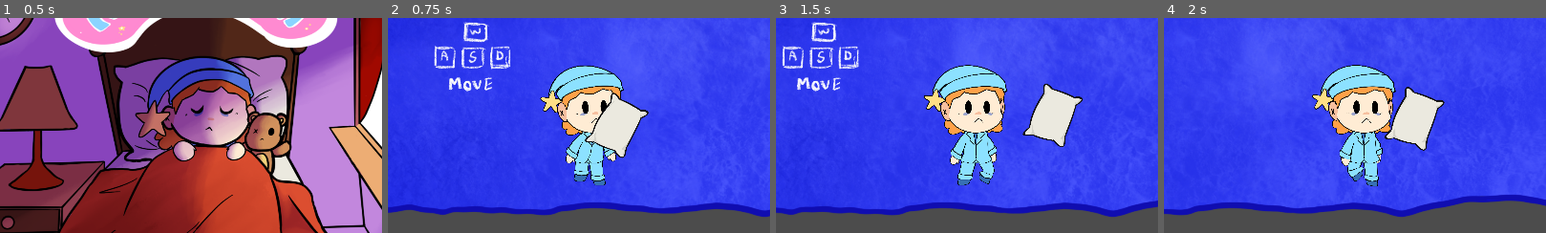
Above: before the commit, frames 1-4 (left to right).
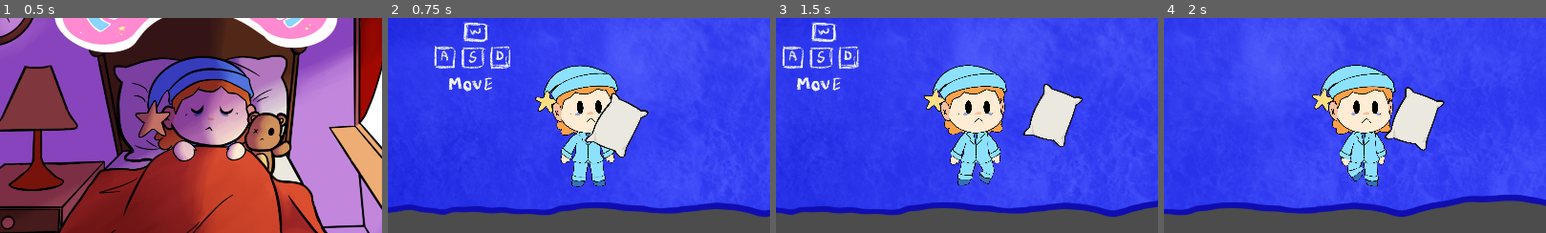
Above: after the commit, the same moments.

Repository: GayFreaks/FiveNightSleep
Game: Godot game, scene res://Main.tscn
The game is run twice, just before and just after one commit, with the same random seed, the same clock (stepped at 60 frames per second) and the same inputs.
Inputs (mouse positions are % of the whole screen's width and height, from its top left):
- Up to frame 1 (0.5 s): no input
- Up to frame 2 (0.75 s): click (50, 85) at 0.5 s
- Up to frame 3 (1.5 s): tap Enter at 1.25 s; move the mouse to (72, 45) at 1.27 s; hold D (Move_Right) from 1.28 s (still down); click (72, 45) at 1.42 s
- Up to frame 4 (2 s): keep holding D (Move_Right)
The pictures show only the part of the screen within x 24-74%, y 22-72%; the shares and areas given below are measured in that part.

Frame 1 is identical in both runs. In frame 2, 3.2% of the frame differs, in the area x 38-62%, y 21-79%; in frame 3, 0.2%; in frame 4, 0.2%.

Commit message:
Fix reset pose

Diff:
--- a/Rigs/main guy.tscn
+++ b/Rigs/main guy.tscn
@@ -853,7 +853,7 @@
 "times": PoolRealArray( 0 ),
 "transitions": PoolRealArray( 1 ),
 "update": 0,
-"values": [ 88.5821 ]
+"values": [ 88.582 ]
 }
 tracks/3/type = "value"
 tracks/3/path = NodePath("Skeleton2D/Hip/Chest/Arm R2/ForeArm:rotation_degrees")
@@ -889,7 +889,7 @@
 "times": PoolRealArray( 0 ),
 "transitions": PoolRealArray( 1 ),
 "update": 0,
-"values": [ 88.5821 ]
+"values": [ 88.582 ]
 }
 tracks/6/type = "value"
 tracks/6/path = NodePath("Skeleton2D/Hip/Chest/Arm R/ForeArm:rotation_degrees")
@@ -1009,7 +1009,7 @@
 "times": PoolRealArray( 0 ),
 "transitions": PoolRealArray( 1 ),
 "update": 0,
-"values": [ Vector2( -336.341, -37.0837 ) ]
+"values": [ Vector2( -300.403, -12.5701 ) ]
 }
 tracks/16/type = "value"
 tracks/16/path = NodePath("Skeleton2D/Hip/Leg L:position")
@@ -1021,7 +1021,7 @@
 "times": PoolRealArray( 0 ),
 "transitions": PoolRealArray( 1 ),
 "update": 0,
-"values": [ Vector2( 36.4248, 198.93 ) ]
+"values": [ Vector2( -34.5437, 220.922 ) ]
 }
 tracks/17/type = "value"
 tracks/17/path = NodePath("Skeleton2D/Hip/Leg L/Front leg:position")
@@ -1033,7 +1033,7 @@
 "times": PoolRealArray( 0 ),
 "transitions": PoolRealArray( 1 ),
 "update": 0,
-"values": [ Vector2( -404.903, 77.8047 ) ]
+"values": [ Vector2( -348.161, 78.6397 ) ]
 }
 tracks/18/type = "value"
 tracks/18/path = NodePath("Skeleton2D/Hip/Leg L/Front leg/Foot:position")
@@ -1045,7 +1045,7 @@
 "times": PoolRealArray( 0 ),
 "transitions": PoolRealArray( 1 ),
 "update": 0,
-"values": [ Vector2( -286.637, 91.3203 ) ]
+"values": [ Vector2( -289.169, 37.1671 ) ]
 }
 tracks/19/type = "value"
 tracks/19/path = NodePath("Skeleton2D/Hip/Leg R:position")
@@ -1057,7 +1057,7 @@
 "times": PoolRealArray( 0 ),
 "transitions": PoolRealArray( 1 ),
 "update": 0,
-"values": [ Vector2( 44.4999, -171.522 ) ]
+"values": [ Vector2( -34.6926, -189.199 ) ]
 }
 tracks/20/type = "value"
 tracks/20/path = NodePath("Skeleton2D/Hip/Chest:position")
@@ -1069,7 +1069,7 @@
 "times": PoolRealArray( 0 ),
 "transitions": PoolRealArray( 1 ),
 "update": 0,
-"values": [ Vector2( 133.797, 115.752 ) ]
+"values": [ Vector2( 129.611, -14.1809 ) ]
 }
 tracks/21/type = "value"
 tracks/21/path = NodePath("Skeleton2D/Hip/Chest/Arm R:position")
@@ -1081,7 +1081,7 @@
 "times": PoolRealArray( 0 ),
 "transitions": PoolRealArray( 1 ),
 "update": 0,
-"values": [ Vector2( 400.632, 160.916 ) ]
+"values": [ Vector2( 366.345, 251.757 ) ]
 }
 tracks/22/type = "value"
 tracks/22/path = NodePath("Skeleton2D/Hip:position")
@@ -1105,7 +1105,7 @@
 "times": PoolRealArray( 0 ),
 "transitions": PoolRealArray( 1 ),
 "update": 0,
-"values": [ Vector2( -253.534, 26.845 ) ]
+"values": [ Vector2( -340.886, -31.5741 ) ]
 }
 
 [node name="guy" type="Node2D"]
@@ -1207,16 +1207,18 @@
 [node name="Hip" type="Bone2D" parent="Skeleton2D"]
 position = Vector2( 30, 390 )
 rotation = -1.53859
+scale = Vector2( 1, 1 )
 rest = Transform2D( 0.0322009, -0.999481, 0.999481, 0.0322009, 30, 390 )
 default_length = 60.0
 
 [node name="Chest" type="Bone2D" parent="Skeleton2D/Hip"]
-position = Vector2( 133.797, 115.752 )
+position = Vector2( 129.611, -14.1809 )
 rest = Transform2D( 1, 0, 0, 1, 129.611, -14.1809 )
 
 [node name="Arm R2" type="Bone2D" parent="Skeleton2D/Hip/Chest"]
 position = Vector2( 362.08, -251.79 )
 rotation = 1.54605
+scale = Vector2( 1, 1 )
 rest = Transform2D( 0.024746, 0.999694, -0.999694, 0.024746, 362.08, -251.79 )
 
 [node name="ForeArm" type="Bone2D" parent="Skeleton2D/Hip/Chest/Arm R2"]
@@ -1228,8 +1230,9 @@
 rest = Transform2D( 1, 0, 0, 1, -78.2079, 240.59 )
 
 [node name="Arm R" type="Bone2D" parent="Skeleton2D/Hip/Chest"]
-position = Vector2( 400.632, 160.916 )
+position = Vector2( 366.345, 251.757 )
 rotation = 1.54605
+scale = Vector2( 1, 1 )
 rest = Transform2D( 0.024746, 0.999694, -0.999694, 0.024746, 366.345, 251.757 )
 
 [node name="ForeArm" type="Bone2D" parent="Skeleton2D/Hip/Chest/Arm R"]
@@ -1245,25 +1248,25 @@
 rest = Transform2D( 1, 0, 0, 1, 499.741, -16.1003 )
 
 [node name="Leg L" type="Bone2D" parent="Skeleton2D/Hip"]
-position = Vector2( 36.4248, 198.93 )
+position = Vector2( -34.5437, 220.922 )
 rest = Transform2D( 1, 0, 0, 1, -34.5437, 220.922 )
 
 [node name="Front leg" type="Bone2D" parent="Skeleton2D/Hip/Leg L"]
-position = Vector2( -404.903, 77.8047 )
+position = Vector2( -348.161, 78.6397 )
 rest = Transform2D( 1, 0, 0, 1, -348.161, 78.6397 )
 
 [node name="Foot" type="Bone2D" parent="Skeleton2D/Hip/Leg L/Front leg"]
-position = Vector2( -286.637, 91.3203 )
+position = Vector2( -289.169, 37.1671 )
 rest = Transform2D( 1, 0, 0, 1, -289.169, 37.1671 )
 
 [node name="Leg R" type="Bone2D" parent="Skeleton2D/Hip"]
-position = Vector2( 44.4999, -171.522 )
+position = Vector2( -34.6926, -189.199 )
 rest = Transform2D( 1, 0, 0, 1, -34.6926, -189.199 )
 
 [node name="Front leg" type="Bone2D" parent="Skeleton2D/Hip/Leg R"]
-position = Vector2( -253.534, 26.845 )
+position = Vector2( -340.886, -31.5741 )
 rest = Transform2D( 1, 0, 0, 1, -340.886, -31.5741 )
 
 [node name="Foot" type="Bone2D" parent="Skeleton2D/Hip/Leg R/Front leg"]
-position = Vector2( -336.341, -37.0837 )
+position = Vector2( -300.403, -12.5701 )
 rest = Transform2D( 1, 0, 0, 1, -300.403, -12.5701 )
